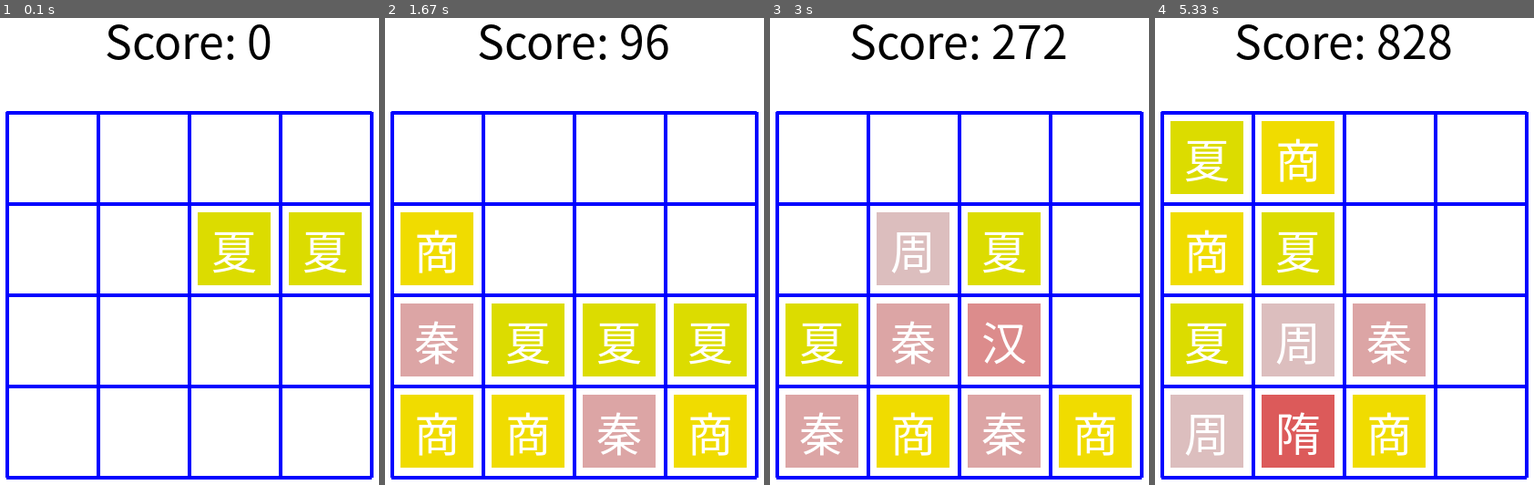
Above: before the commit, frames 1-4 (left to right).
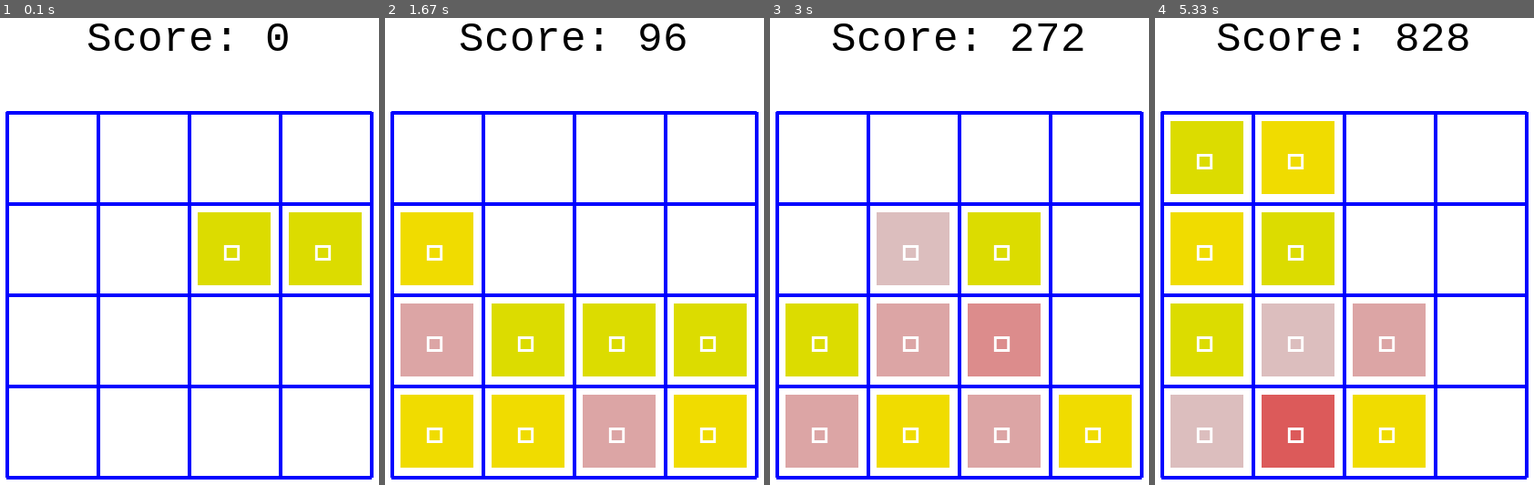
Above: after the commit, the same moments.

Repository: fyabc/MiniGames
Game: pygame game, started from Py2048/py2048.py
Two runs of this game, one before a commit and one after it. Both use one fixed random seed, a clock stepped at 60 frames per second and the inputs below.
Inputs (mouse positions are in pixels of both pictures, inside the frame that each line leads up to):
- Up to frame 1 (0.1 s): no input
- Up to frame 2 (1.67 s): tap 1 at 0.33, 1.65 s; hold Right 0.67-1.13 s; move the mouse to (outside the picture) at 0.7 s; tap 2 at 0.82 s; hold Up 1.17-1.47 s; move the mouse to (407, 298) at 1.2 s; tap 3 at 1.32 s; hold Right from 1.5 s (still down); move the mouse to (outside the picture) at 1.53 s
- Up to frame 3 (3 s): release Right at 1.97 s; hold Left 2-2.53 s; move the mouse to (1058, 74) at 2.03 s; tap 2 at 2.15 s; hold Down 2.57-2.87 s; move the mouse to (1039, 349) at 2.6 s; tap 3 at 2.72 s; hold Left from 2.9 s (still down); move the mouse to (974, 78) at 2.93 s
- Up to frame 4 (5.33 s): tap 1 at 3.05, 4.55 s; release Left at 3.3 s; hold Up 3.33-3.7 s; move the mouse to (outside the picture) at 3.37 s; tap 2 at 3.48, 4.95 s; hold Right 3.73-4.37 s; move the mouse to (1352, 363) at 3.77 s; tap 3 at 3.88 s; hold Down 4.4-4.77 s; move the mouse to (1321, 186) at 4.43 s; hold Left 4.8-5.27 s; move the mouse to (1518, 396) at 4.83 s; hold Right from 5.3 s (still down)

The runs differ from the first frame. In frame 1, 2.7% of the frame differs, in the area x 23-92%, y 1-55%; in frame 2, 6.4%; in frame 3, 6.2%; in frame 4, 7.1%, in the area x 8-83%, y 1-94%.

Commit message:
Fix some bugs of linux support.

Diff:
--- a/Minesweeper/minesweeper.py
+++ b/Minesweeper/minesweeper.py
@@ -2,6 +2,7 @@
 
 __author__ = 'fyabc'
 
+import sys
 import random
 import os
 import queue
@@ -13,7 +14,11 @@
 from Utils.basicUtils import getKeyName
 
 FPS = 50
-FONT_NAME = 'C:/Windows/Fonts/msyh.ttc'
+
+if sys.platform == 'linux':
+    FONT_NAME = '/usr/share/fonts/truetype/Consolas/consola.ttf'
+else:
+    FONT_NAME = 'C:/Windows/Fonts/msyh.ttc'
 
 ROW = 15
 COLUMN = 30
--- a/Py2048/py2048.py
+++ b/Py2048/py2048.py
@@ -2,6 +2,7 @@
 
 __author__ = 'fyabc'
 
+import sys
 import random
 import json
 
@@ -14,7 +15,11 @@
 
 SCREEN_SIZE = (750, 700)
 FPS = 30
-FONT_NAME = 'C:/Windows/Fonts/msyh.ttc'
+
+if sys.platform == 'linux':
+    FONT_NAME = '/usr/share/fonts/truetype/Consolas/consola.ttf'
+else:
+    FONT_NAME = 'C:/Windows/Fonts/msyh.ttc'
 
 GENERATE_DELAY = 130
 AUTO_GENERATE_DELAY = 60
--- a/Snake/snake.py
+++ b/Snake/snake.py
@@ -2,6 +2,7 @@
 
 __author__ = 'fyabc'
 
+import sys
 import random
 
 import pygame
@@ -10,7 +11,10 @@
 
 from Utils.basicUtils import getKeyName
 
-FONT_NAME = 'C:/Windows/Fonts/msyh.ttc'
+if sys.platform == 'linux':
+    FONT_NAME = '/usr/share/fonts/truetype/Consolas/consola.ttf'
+else:
+    FONT_NAME = 'C:/Windows/Fonts/msyh.ttc'
 
 FPS = 30
 DEFAULT_SNAKE_LEVEL = 3
